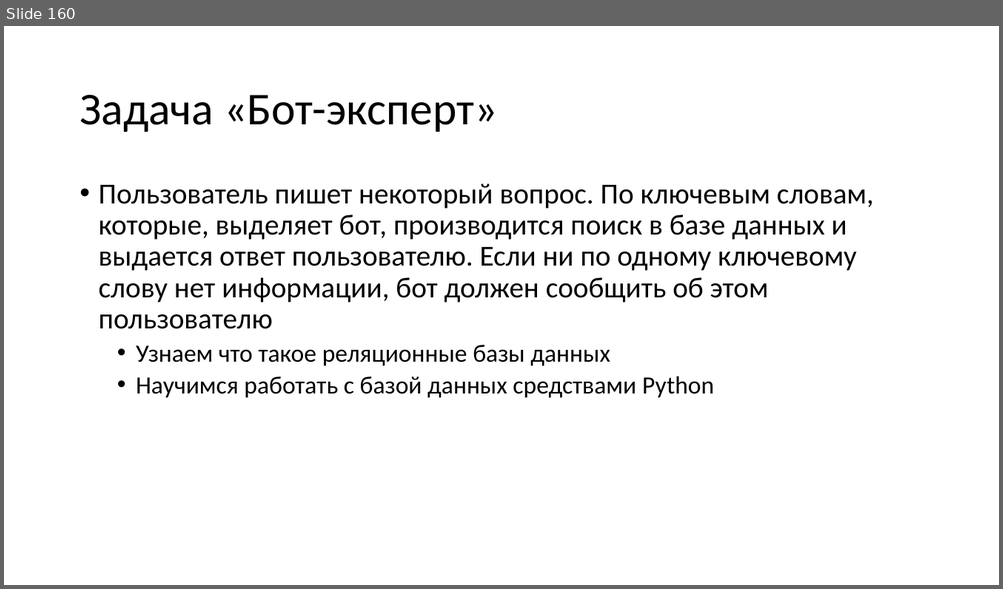
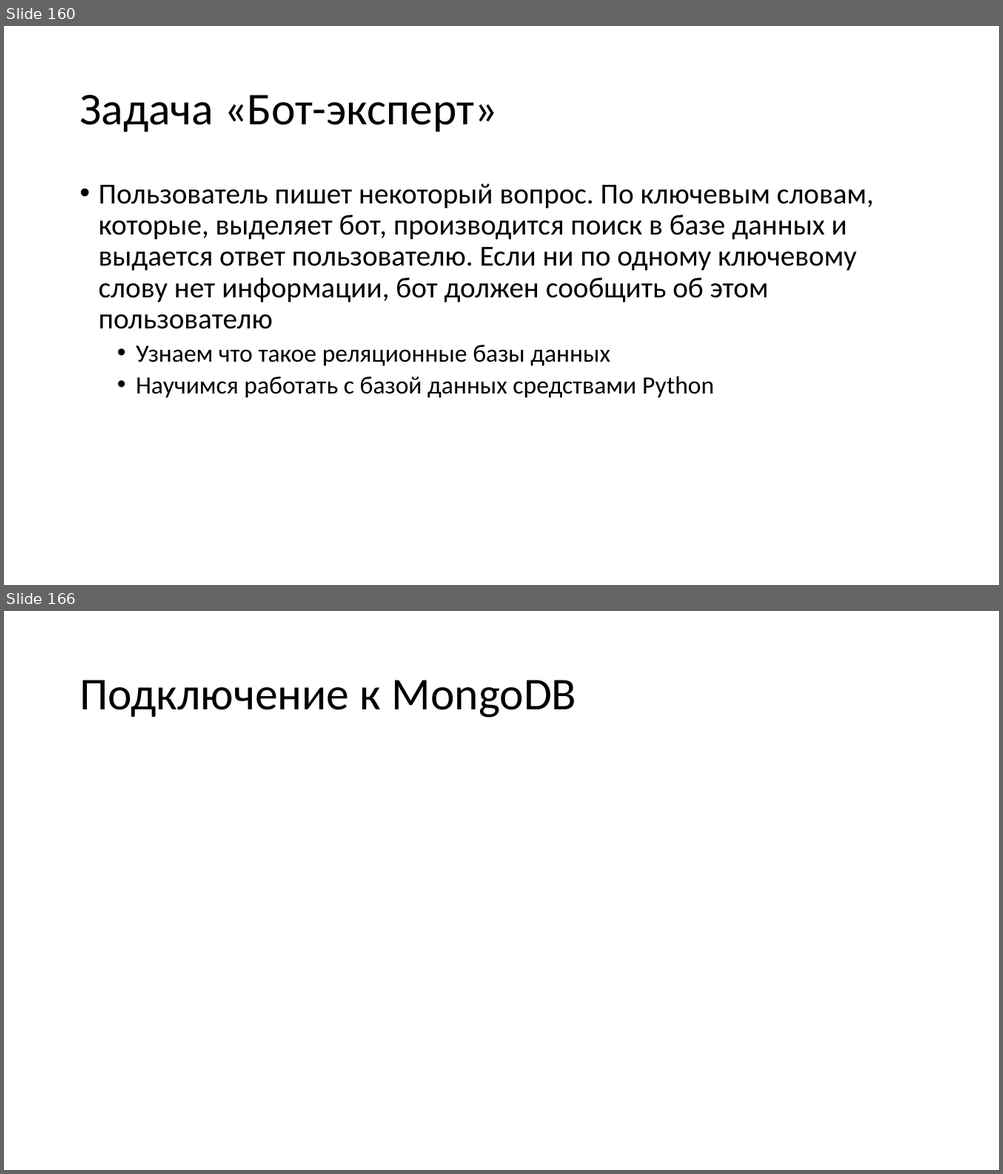
Before and after one commit to paveltsytovich/telegram-course, a slide deck: Presentation/Разработка ботов для телеграмм на Python.pptx. Shown one above the other, each under a label of ours: slide 160 before the commit, slides 160 and 166 after it; the slides between them are not shown. The pictures are 1003x589 and 1003x1174 pixels, drawn with LibreOffice and Linux fonts; fonts in the diff are those of the drawing. Boxes give left, top, right and bottom in pixels: in the first picture for what was removed or moved away, otherwise in the second. Text is boxed around its words. In the diff, an @@ line names an element or a change of style, - is before the commit and + after.

Commit message:
опредение NoSQL. Описание mongoDB. Разметка модуля

```diff
--- a/Presentation/Разработка ботов для телеграмм на Python.pptx
+++ b/Presentation/Разработка ботов для телеграмм на Python.pptx
@@ slide 166 added at (4, 611, 999, 1170), background #FFFFFF @@
@@ title added at (79, 680, 577, 718), 44 pt, text #000000 @@
+Подключение к MongoDB
```
Also in this commit, not shown: 8 other slides added, 1 slide removed.
